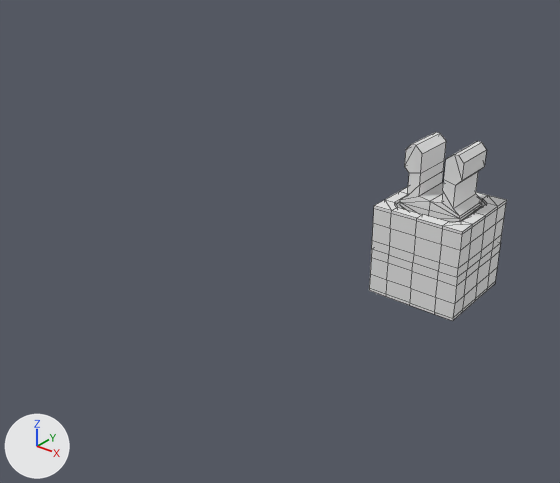
The Blender file blender/clip.blend: old version first, new version second.
Both versions are drawn from a 50 mm lens placed at (33.5, -68.6, 31.6), pointed at (-6.8, -18.3, 0.4). The axes (+X, +Y, +Z) are drawn at lower left. The lights are the same throughout. Mesh edges are drawn as thin lines.

Objects in the first picture: 'clip.001', 'clip_holder_top_main_v4'.
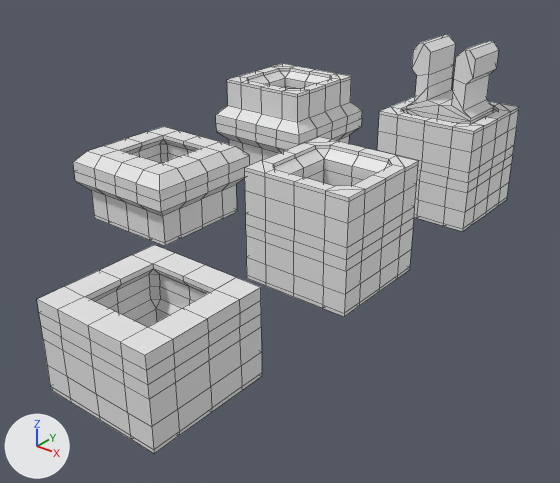
Commit message: added more clip holder models

Pixel boxes [x1, y1, x2, y2] of what changed, in the pictures (560 x 483 px):
```json
{"object": "clip_holder_applied_trimmed", "change": "added", "after": [37, 245, 262, 454]}
{"object": "clip_holder_applied", "change": "added", "after": [245, 137, 419, 317]}
{"object": "clip_holder_top_main_v4", "change": "moved", "before": [369, 187, 506, 321], "after": [377, 97, 519, 231]}
{"object": "clip_holder_with_handles_applied", "change": "added", "after": [73, 126, 250, 246]}
{"object": "clip.001", "change": "moved", "before": [400, 132, 486, 222], "after": [407, 35, 499, 124]}
{"object": "clip_holder_with_handles", "change": "added", "after": [216, 63, 362, 165]}
```

The change, as JSON lines over the scene's bpy script:
```json
{"op": "add", "block": "me_cube_009", "code": ["me_cube_009 = bpy.data.meshes.new('Cube.009')", "me_cube_009.from_pydata(...)  # 50 vertices, 36 faces; spans x 0.0..6.0, y -6.0..0.0, z -5.0..0.0"]}
{"op": "add", "block": "me_cube_011", "code": ["me_cube_011 = bpy.data.meshes.new('Cube.011')", "me_cube_011.from_pydata(...)  # 212 vertices, 220 faces; spans x -6.0..6.0, y -6.0..6.0, z -5.0..2.0"]}
{"op": "add", "block": "me_cube_007", "code": ["me_cube_007 = bpy.data.meshes.new('Cube.007')", "me_cube_007.from_pydata(...)  # 212 vertices, 220 faces; spans x -5.0..5.0, y -5.0..5.0, z -5.0..2.0"]}
{"op": "add", "block": "me_cube_008", "code": ["me_cube_008 = bpy.data.meshes.new('Cube.008')", "me_cube_008.from_pydata(...)  # 276 vertices, 288 faces; spans x -5.0..5.0, y -5.0..5.0, z -5.0..5.0"]}
{"op": "set", "path": "ob_clip_holder_top_main_v4.location", "old": "(0.0, 0.0, -5.0)", "new": "(0.0, 0.0, 5.0)"}
{"op": "set", "path": "ob_clip_001.location", "old": "(0.0, -1.3, 0.0)", "new": "(0.0, -1.3, 10.0)"}
{"op": "add", "block": "ob_clip_holder_with_handles", "code": ["ob_clip_holder_with_handles = bpy.data.objects.new('clip_holder_with_handles', me_cube_009)", "ob_clip_holder_with_handles.location = (-20.0, 0.0, 5.0)", "_m = ob_clip_holder_with_handles.modifiers.new('Mirror', 'MIRROR')", "_m.use_axis = (True, True, True)"]}
{"op": "add", "block": "ob_clip_holder_with_handles_applied", "code": ["ob_clip_holder_with_handles_applied = bpy.data.objects.new('clip_holder_with_handles_applied', me_cube_011)", "ob_clip_holder_with_handles_applied.location = (-20.0, -20.0, 5.0)"]}
{"op": "add", "block": "ob_clip_holder_applied_trimmed", "code": ["ob_clip_holder_applied_trimmed = bpy.data.objects.new('clip_holder_applied_trimmed', me_cube_007)", "ob_clip_holder_applied_trimmed.location = (0.0, -40.0, 5.0)"]}
{"op": "add", "block": "ob_clip_holder_applied", "code": ["ob_clip_holder_applied = bpy.data.objects.new('clip_holder_applied', me_cube_008)", "ob_clip_holder_applied.location = (0.0, -20.0, 5.0)"]}
```
